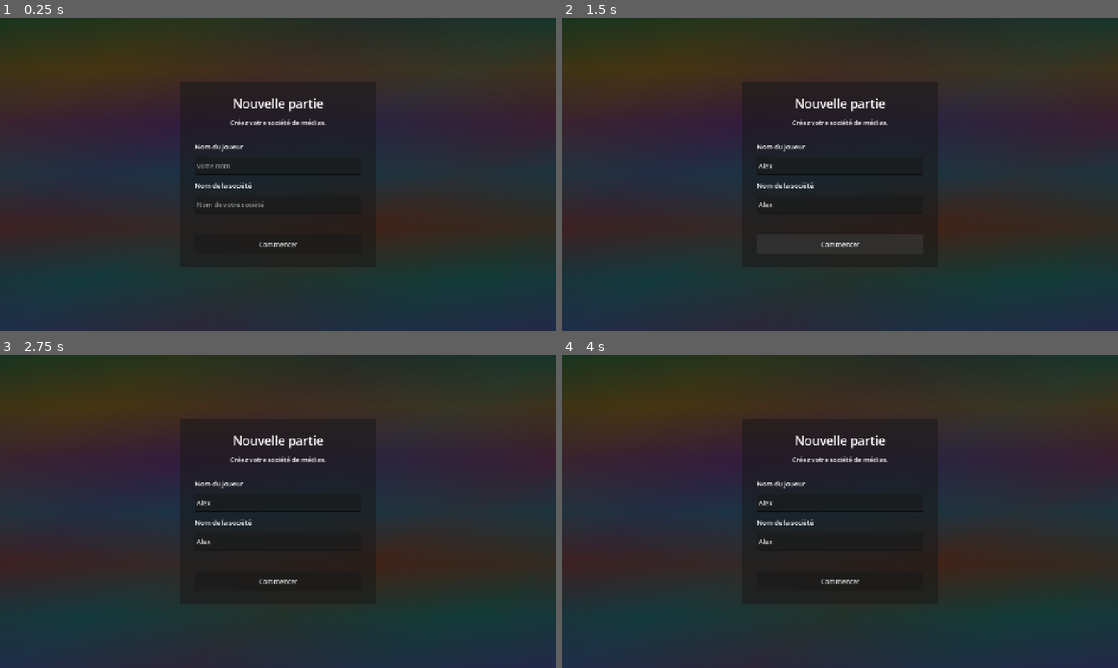
Above: before the commit, frames 1-4 (two rows, left to right).
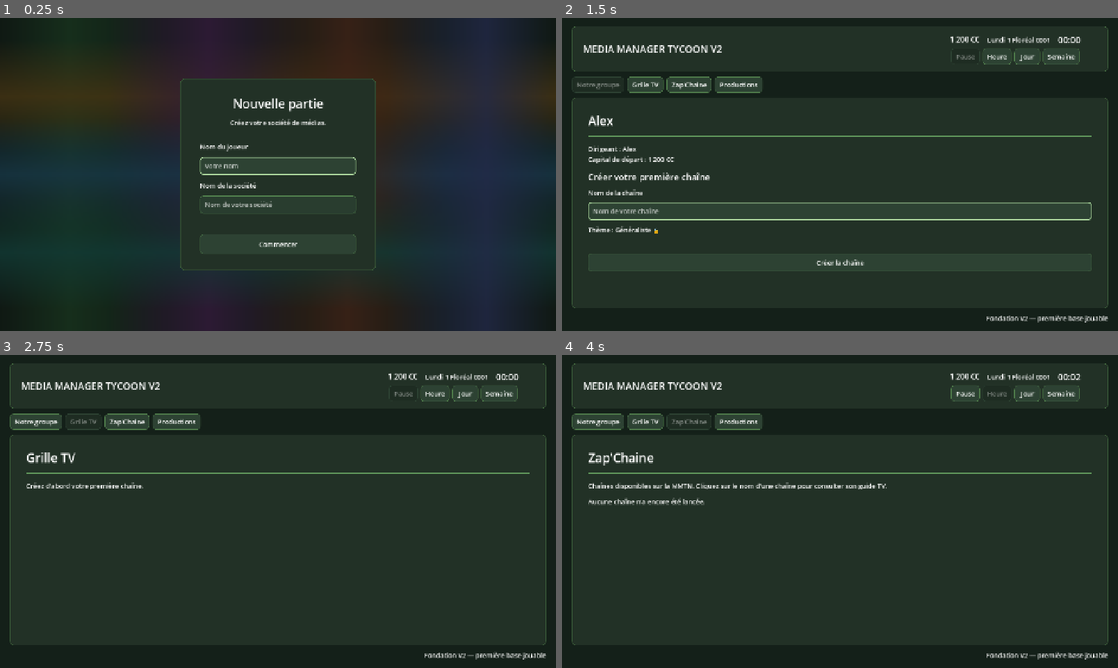
Above: after the commit, the same moments.

Repository: Adrienco69/MediaManagerTycoon_V2
Game: Godot game, scene res://scenes/main.tscn
The game is run twice, just before and just after one commit, with the same random seed, the same clock (stepped at 60 frames per second) and the same inputs.
Inputs (mouse positions are in pixels of both pictures, inside the frame that each line leads up to):
- Up to frame 1 (0.25 s): no input
- Up to frame 2 (1.5 s): click (840, 165) at 0.52 s; type "Alex" at 0.6 s; click (840, 205) at 0.75 s; type "Alex" at 0.83 s; click "Commencer" at 1.25 s
- Up to frame 3 (2.75 s): click "Grille TV" at 2 s
- Up to frame 4 (4 s): click "Zap'Chaine" at 2.75 s; click "Heure" at 3.5 s

The runs differ from the first frame. In frame 1, 28% of the frame differs, in the area x 0-100%, y 0-100%; in frame 2, 34%, in the area x 0-100%, y 2-100%; in frame 3, 28%; in frame 4, 28%.
Error before the commit: Parse Error: Too few arguments for "render()" call. Expected at least 4 but received 3. (res://scripts/main.gd:240)

Commit message:
Branche le scheduler lecture seule depuis Zap'Chaine et l'édition sur 52 semaines

Diff:
--- a/scripts/main.gd
+++ b/scripts/main.gd
@@ -237,14 +237,37 @@
 		page_description.text = "Créez d'abord votre première chaîne."
 		return
 
-	TVGridPageControllerScript.render(content_container, page_description, channel)
+	TVGridPageControllerScript.render(
+		content_container,
+		page_description,
+		channel,
+		true
+	)
 
 
 func _show_zap() -> void:
 	_clear_dynamic_pages()
 	NavigationButtonStateScript.apply(_get_navigation_buttons(), zap_button)
 	page_title.text = "Zap'Chaine"
-	ZapPageControllerScript.render(content_container, page_description, GameState.get_zap_channels())
+	ZapPageControllerScript.render(
+		content_container,
+		page_description,
+		GameState.get_zap_channels(),
+		_show_zap_channel_schedule
+	)
+
+
+func _show_zap_channel_schedule(channel: Dictionary) -> void:
+	_clear_dynamic_pages()
+	NavigationButtonStateScript.apply(_get_navigation_buttons(), zap_button)
+	page_title.text = "Zap'Chaine — %s" % String(channel.get("name", ""))
+	TVGridPageControllerScript.render(
+		content_container,
+		page_description,
+		channel,
+		false,
+		_show_zap
+	)
 
 
 func _show_productions() -> void:
